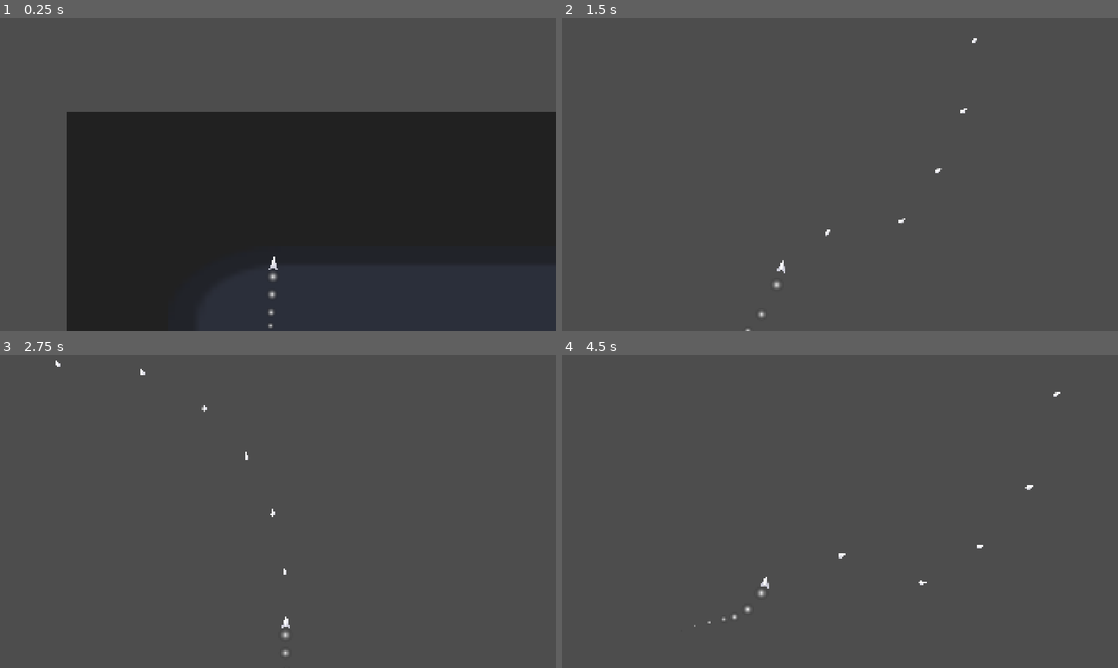
Above: before the commit, frames 1-4 (two rows, left to right).
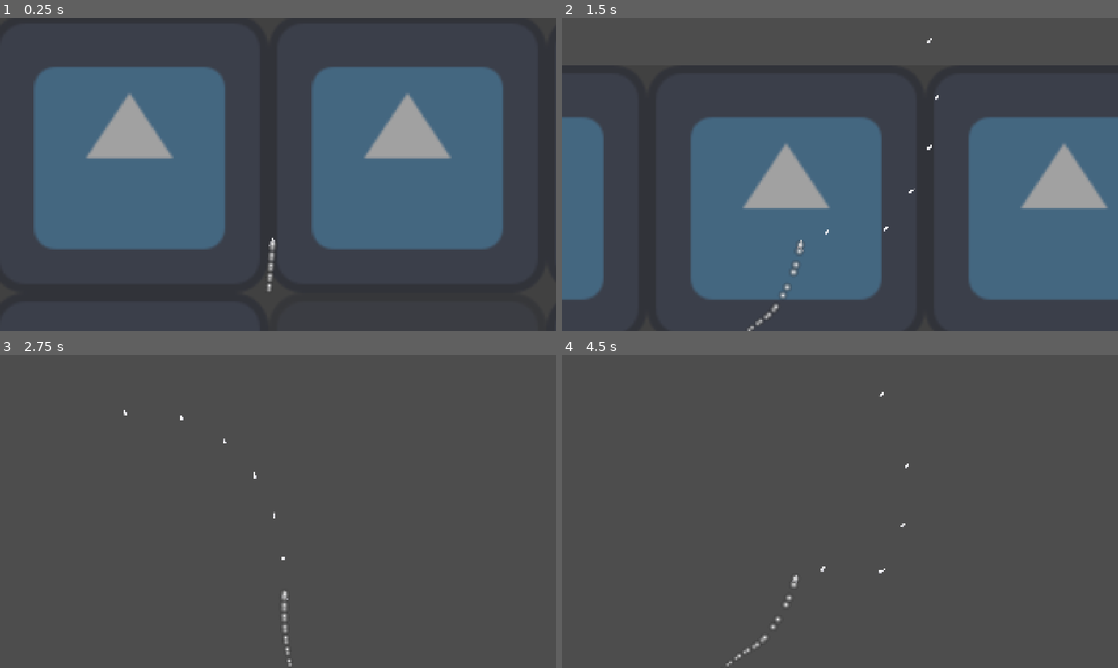
Above: after the commit, the same moments.

Repository: fruitteeeeea/ProjectDogfight
Game: Godot game, scene res://main.tscn
The game is run twice, just before and just after one commit, with the same random seed, the same clock (stepped at 60 frames per second) and the same inputs. The project has no main scene, so this scene is started directly. The engine's default icon, where the game draws it, is replaced by a stand-in: a white triangle on a blue panel in a dark square.
Inputs (mouse positions are in pixels of both pictures, inside the frame that each line leads up to):
- Up to frame 1 (0.25 s): no input
- Up to frame 2 (1.5 s): tap Enter (ui_accept) at 0.5, 1.35 s; move the mouse to (962, 158) at 0.52 s; hold Enter (ui_accept) 0.53-1.28 s; move the mouse to (728, 190) at 1.27 s
- Up to frame 3 (2.75 s): tap Enter (ui_accept) at 1.52, 1.82 s; move the mouse to (333, 442) at 2.02 s; hold Enter (ui_accept) from 2.03 s (still down)
- Up to frame 4 (4.5 s): move the mouse to (812, 574) at 2.77 s; release Enter (ui_accept) at 2.78 s; tap Enter (ui_accept) at 2.85, 3.02, 3.32, 4.35 s; move the mouse to (1006, 558) at 3.52 s; hold Enter (ui_accept) 3.53-4.28 s; move the mouse to (673, 464) at 4.27 s

The runs differ from the first frame. In frame 1, 61% of the frame differs, in the area x 0-100%, y 0-100%; in frame 2, 47%; in frame 3, 0.3%; in frame 4, 0.4%.

Commit message:
0104edithome
*添加了镜头抖动模块

Diff:
--- /dev/null
+++ b/Camera/game_feel.gd
@@ -0,0 +1,33 @@
+extends Node
+
+var camera : Camera2D
+
+func do_camera_shake(strength := 1.5):
+	#现场获取相机
+	camera = get_viewport().get_camera_2d()
+	if !camera:
+		print("当前场景未配备相机")
+		return
+
+	var truma_component = camera.get_node_or_null("TrumaComponent")
+	if !camera.get_node_or_null("TrumaComponent"):
+		print("当前相机未配备震屏模块")
+		return
+
+	truma_component.add_trauma(strength)
+
+func hit_stop_short():
+	Engine.time_scale = 0.05
+	await get_tree().create_timer(0.02, true, false, true).timeout
+	Engine.time_scale = 1
+
+#时间减慢
+func hit_stop_medium():
+	Engine.time_scale = 0.15
+	await get_tree().create_timer(0.08, true, false, true).timeout
+	Engine.time_scale = 1
+
+func hit_stop_long():
+	Engine.time_scale = 0.0
+	await get_tree().create_timer(0.15, true, false, true).timeout
+	Engine.time_scale = 1
--- /dev/null
+++ b/Camera/game_feel.tscn
@@ -0,0 +1,6 @@
+[gd_scene load_steps=2 format=3 uid="uid://cmtu30mo35u26"]
+
+[ext_resource type="Script" uid="uid://ca4uigyhfsotd" path="res://Camera/game_feel.gd" id="1_nkjge"]
+
+[node name="GameFeel" type="Node"]
+script = ExtResource("1_nkjge")
--- /dev/null
+++ b/Camera/truma_component.gd
@@ -0,0 +1,37 @@
+extends Node
+
+@export var trauma_reduction_rate := 2.0 * 5#抖动恢复
+
+@export var max_x := 8.0
+@export var max_y := 8.0
+
+@export var max_trauma := .88 #限制最大抖动
+
+@export var noise : FastNoiseLite
+@export var noise_speed := 50.0
+
+@onready var camera2d : Camera2D = $".." #需要挂载在相机下
+
+var trauma := 0.0
+var initial_offset := Vector2.ZERO
+
+var time := 0.0
+
+func _process(delta: float) -> void:
+	time += delta
+	trauma = max(trauma - delta * trauma_reduction_rate, 0.0)
+
+	camera2d.offset.x = initial_offset.x + max_x * get_shake_intensity() * get_noise_from_seed(0)
+	camera2d.offset.y = initial_offset.y + max_y * get_shake_intensity() * get_noise_from_seed(1)
+
+#增加抖动
+func add_trauma(trauma_amount : float):
+	trauma = clamp(trauma + trauma_amount, 0.0, max_trauma)
+
+#平滑抖动
+func get_shake_intensity() -> float:
+	return trauma * trauma
+
+func get_noise_from_seed(_seed : int) -> float:
+	noise.seed = _seed
+	return noise.get_noise_1d(time * noise_speed)
--- /dev/null
+++ b/Camera/truma_component.tscn
@@ -0,0 +1,9 @@
+[gd_scene load_steps=3 format=3 uid="uid://mv1sve8aww0k"]
+
+[ext_resource type="Script" uid="uid://b5r0nyd22n43f" path="res://Camera/truma_component.gd" id="1_ls06o"]
+[ext_resource type="FastNoiseLite" uid="uid://bb0jbtx14py4m" path="res://Camera/truma_component_noise.tres" id="2_5pjl4"]
+
+[node name="TrumaComponent" type="Node"]
+script = ExtResource("1_ls06o")
+max_trauma = 5.0
+noise = ExtResource("2_5pjl4")
--- /dev/null
+++ b/Camera/truma_component_noise.tres
@@ -0,0 +1,5 @@
+[gd_resource type="FastNoiseLite" format=3 uid="uid://bb0jbtx14py4m"]
+
+[resource]
+noise_type = 3
+frequency = 0.9
--- a/Unit/Enemy/damage_component.gd
+++ b/Unit/Enemy/damage_component.gd
@@ -4,8 +4,14 @@
 var health : float = 10.0
 
 func _take_damage(damage : float) -> void:
+	_hit_effect()
 	print("敌人受到攻击 ")
-
 
 func _on_hurt_box_body_entered(body: Node2D) -> void:
 	_take_damage(10.0)
+
+
+
+func _hit_effect() -> void:
+	GameFeel.do_camera_shake(1.5)
+	GameFeel.hit_stop_short()
--- a/Unit/Enemy/enemy.gd
+++ b/Unit/Enemy/enemy.gd
@@ -1,4 +1 @@
 extends JetBase
-
-func _physics_process(delta: float) -> void:
-	pass
--- a/Unit/Jet/jet_base.gd
+++ b/Unit/Jet/jet_base.gd
@@ -1,24 +1,30 @@
 extends CharacterBody2D
 class_name JetBase
 
-var direction : Vector2 = Vector2.UP
+const MAP_WIDTH := 640.0
+
+var forward : Vector2 = Vector2.UP
 var speed = 480.0
 
 @onready var graphic: Node2D = $Graphic
 
 func _physics_process(delta: float) -> void:
 
-	_handle_movement()
+	_handle_movement(delta)
 	_hanlde_rotation()
 
 
-func _handle_movement() -> void:
-	velocity = _get_direction() * _get_speed()
+func _handle_movement(delta) -> void:
+	velocity = _get_forward(delta) * _get_speed()
 	move_and_slide()
 
 
-func _get_direction() -> Vector2:
-	return direction
+func _wrap_position():
+	global_position.x = fposmod(global_position.x, MAP_WIDTH)
+	global_position.y = fposmod(global_position.y, MAP_WIDTH)
+
+func _get_forward(delta) -> Vector2:
+	return forward
 
 
 func _get_speed() -> float:
@@ -26,4 +32,4 @@
 
 
 func _hanlde_rotation() -> void:
-	graphic.rotation = direction.angle()
+	graphic.rotation = forward.angle()
--- a/Unit/Player/player.gd
+++ b/Unit/Player/player.gd
@@ -5,17 +5,53 @@
 var target_accel : float = 1.0
 var burst_accel : float = 1.0
 
+var force_dir : Vector2 = Vector2.ZERO
+
+
 func _unhandled_input(event: InputEvent) -> void:
 	if event.is_action_pressed("ui_accept"):
 		burst_accel = 3.0
+		GameFeel.do_camera_shake(1.5)
 	if event.is_action_released("ui_accept"):
 		target_accel = 1.0
 
 
-func _get_direction() -> Vector2:
-	var target_direction = (get_global_mouse_position() - global_position).normalized()
-	direction = direction.lerp(target_direction, .05)
-	return direction
+func _apply_force_direction(
+	dir: Vector2,
+	max_angle_deg := 15.0,
+	force_weight := 0.7
+) -> Vector2:
+	if global_position.y >= 1280.0:
+		force_dir = Vector2.UP
+
+	if force_dir.length_squared() > 0.0001:
+		var d := dir.normalized()
+		var f := force_dir.normalized()
+
+		var dot := d.dot(f)
+		var cos_threshold := cos(deg_to_rad(max_angle_deg))
+
+		# 接近时自动解除强制
+		if dot >= cos_threshold:
+			force_dir = Vector2.ZERO
+			return d
+
+		# ⭐ 强制方向作为“偏置”
+		return d.lerp(f, force_weight).normalized()
+
+	return dir.normalized()
+
+
+func _get_forward(delta) -> Vector2:
+	var target_forward = (get_global_mouse_position() - global_position).normalized()
+
+	target_forward = _apply_force_direction(target_forward)
+
+	var turn_speed := 2.5  # 越大越灵敏
+	forward = forward.slerp(target_forward, 1.0 - exp(-turn_speed * delta))
+
+	#forward = forward.lerp(target_forward, .05)
+	return forward
 
 
 func _get_speed() -> float:
--- a/Unit/Player/player.tscn
+++ b/Unit/Player/player.tscn
@@ -1,13 +1,18 @@
-[gd_scene load_steps=6 format=3 uid="uid://dnc5yjftuv7il"]
+[gd_scene load_steps=7 format=3 uid="uid://dnc5yjftuv7il"]
 
 [ext_resource type="PackedScene" uid="uid://qmreh1awhiwm" path="res://Unit/Jet/jet_base.tscn" id="1_bfvk7"]
 [ext_resource type="Script" uid="uid://cnv48xflr8sb6" path="res://Unit/Player/player.gd" id="2_aph0k"]
 [ext_resource type="Script" uid="uid://r077cnmnbhed" path="res://Unit/Jet/camera_2d.gd" id="3_aph0k"]
+[ext_resource type="PackedScene" uid="uid://mv1sve8aww0k" path="res://Camera/truma_component.tscn" id="3_pm1gd"]
 [ext_resource type="Script" uid="uid://bghf3dl8ten4h" path="res://Unit/Jet/gun.gd" id="4_j3lyf"]
 [ext_resource type="PackedScene" uid="uid://iw4ebp6p7gw7" path="res://Unit/Bullet/bullet.tscn" id="5_pm1gd"]
 
 [node name="Player" instance=ExtResource("1_bfvk7")]
 script = ExtResource("2_aph0k")
+
+[node name="Trail" parent="Graphic" index="1"]
+amount = 32
+lifetime = 0.8
 
 [node name="CameraPoint" type="Marker2D" parent="Graphic" index="2"]
 position = Vector2(192, 0)
@@ -20,8 +25,10 @@
 autostart = true
 
 [node name="Camera2D" type="Camera2D" parent="." index="2" node_paths=PackedStringArray("target_point")]
-zoom = Vector2(2, 2)
+zoom = Vector2(1.5, 1.5)
 script = ExtResource("3_aph0k")
 target_point = NodePath("../Graphic/CameraPoint")
 
+[node name="TrumaComponent" parent="Camera2D" index="0" instance=ExtResource("3_pm1gd")]
+
 [connection signal="timeout" from="Graphic/Gun/fire_interval_timer" to="Graphic/Gun" method="_on_fire_interval_timer_timeout"]
--- a/main.tscn
+++ b/main.tscn
@@ -5,22 +5,166 @@
 [ext_resource type="PackedScene" uid="uid://dnc5yjftuv7il" path="res://Unit/Player/player.tscn" id="2_h2yge"]
 
 [node name="main" type="Node2D"]
+metadata/_edit_vertical_guides_ = [-640.0]
 
-[node name="ColorRect" type="ColorRect" parent="."]
-offset_left = -352.0
-offset_top = -376.0
-offset_right = 1496.0
-offset_bottom = 920.0
-color = Color(0.129412, 0.129412, 0.129412, 1)
-metadata/_edit_use_anchors_ = true
-metadata/_edit_lock_ = true
+[node name="BG" type="Node2D" parent="."]
 
-[node name="Icon" type="Sprite2D" parent="."]
+[node name="Icon" type="Sprite2D" parent="BG"]
 modulate = Color(1, 1, 1, 0.501961)
-position = Vector2(608, 360)
-scale = Vector2(12.25, 7.875)
+position = Vector2(320, 320)
+scale = Vector2(5, 5)
 texture = ExtResource("2_0xm2m")
-metadata/_edit_lock_ = true
+
+[node name="ColorRect" type="ColorRect" parent="BG"]
+offset_left = -1280.0
+offset_top = -1280.0
+offset_right = 1920.0
+offset_bottom = 1920.0
+color = Color(0.211765, 0.211765, 0.211765, 0.501961)
+
+[node name="Icon2" type="Sprite2D" parent="BG"]
+modulate = Color(1, 1, 1, 0.501961)
+position = Vector2(960, 320)
+scale = Vector2(5, 5)
+texture = ExtResource("2_0xm2m")
+
+[node name="Icon3" type="Sprite2D" parent="BG"]
+modulate = Color(1, 1, 1, 0.501961)
+position = Vector2(-320, 320)
+scale = Vector2(5, 5)
+texture = ExtResource("2_0xm2m")
+
+[node name="Icon4" type="Sprite2D" parent="BG"]
+modulate = Color(1, 1, 1, 0.501961)
+position = Vector2(320, -320)
+scale = Vector2(5, 5)
+texture = ExtResource("2_0xm2m")
+
+[node name="Icon5" type="Sprite2D" parent="BG"]
+modulate = Color(1, 1, 1, 0.501961)
+position = Vector2(960, -320)
+scale = Vector2(5, 5)
+texture = ExtResource("2_0xm2m")
+
+[node name="Icon6" type="Sprite2D" parent="BG"]
+modulate = Color(1, 1, 1, 0.501961)
+position = Vector2(-320, -320)
+scale = Vector2(5, 5)
+texture = ExtResource("2_0xm2m")
+
+[node name="Icon7" type="Sprite2D" parent="BG"]
+modulate = Color(1, 1, 1, 0.501961)
+position = Vector2(320, 960)
+scale = Vector2(5, 5)
+texture = ExtResource("2_0xm2m")
+
+[node name="Icon8" type="Sprite2D" parent="BG"]
+modulate = Color(1, 1, 1, 0.501961)
+position = Vector2(960, 960)
+scale = Vector2(5, 5)
+texture = ExtResource("2_0xm2m")
+
+[node name="Icon9" type="Sprite2D" parent="BG"]
+modulate = Color(1, 1, 1, 0.501961)
+position = Vector2(-320, 960)
+scale = Vector2(5, 5)
+texture = ExtResource("2_0xm2m")
+
+[node name="Icon10" type="Sprite2D" parent="BG"]
+modulate = Color(1, 1, 1, 0.501961)
+position = Vector2(320, 1600)
+scale = Vector2(5, 5)
+texture = ExtResource("2_0xm2m")
+
+[node name="Icon11" type="Sprite2D" parent="BG"]
+modulate = Color(1, 1, 1, 0.501961)
+position = Vector2(960, 1600)
+scale = Vector2(5, 5)
+texture = ExtResource("2_0xm2m")
+
+[node name="Icon12" type="Sprite2D" parent="BG"]
+modulate = Color(1, 1, 1, 0.501961)
+position = Vector2(-320, 1600)
+scale = Vector2(5, 5)
+texture = ExtResource("2_0xm2m")
+
+[node name="Icon13" type="Sprite2D" parent="BG"]
+modulate = Color(1, 1, 1, 0.501961)
+position = Vector2(320, -960)
+scale = Vector2(5, 5)
+texture = ExtResource("2_0xm2m")
+
+[node name="Icon14" type="Sprite2D" parent="BG"]
+modulate = Color(1, 1, 1, 0.501961)
+position = Vector2(960, -960)
+scale = Vector2(5, 5)
+texture = ExtResource("2_0xm2m")
+
+[node name="Icon15" type="Sprite2D" parent="BG"]
+modulate = Color(1, 1, 1, 0.501961)
+position = Vector2(-320, -960)
+scale = Vector2(5, 5)
+texture = ExtResource("2_0xm2m")
+
+[node name="Icon16" type="Sprite2D" parent="BG"]
+modulate = Color(1, 1, 1, 0.501961)
+position = Vector2(-960, -960)
+scale = Vector2(5, 5)
+texture = ExtResource("2_0xm2m")
+
+[node name="Icon17" type="Sprite2D" parent="BG"]
+modulate = Color(1, 1, 1, 0.501961)
+position = Vector2(-960, -320)
+scale = Vector2(5, 5)
+texture = ExtResource("2_0xm2m")
+
+[node name="Icon18" type="Sprite2D" parent="BG"]
+modulate = Color(1, 1, 1, 0.501961)
+position = Vector2(-960, 320)
+scale = Vector2(5, 5)
+texture = ExtResource("2_0xm2m")
+
+[node name="Icon19" type="Sprite2D" parent="BG"]
+modulate = Color(1, 1, 1, 0.501961)
+position = Vector2(-960, 960)
+scale = Vector2(5, 5)
+texture = ExtResource("2_0xm2m")
+
+[node name="Icon20" type="Sprite2D" parent="BG"]
+modulate = Color(1, 1, 1, 0.501961)
+position = Vector2(-960, 1600)
+scale = Vector2(5, 5)
+texture = ExtResource("2_0xm2m")
+
+[node name="Icon21" type="Sprite2D" parent="BG"]
+modulate = Color(1, 1, 1, 0.501961)
+position = Vector2(1600, -960)
+scale = Vector2(5, 5)
+texture = ExtResource("2_0xm2m")
+
+[node name="Icon22" type="Sprite2D" parent="BG"]
+modulate = Color(1, 1, 1, 0.501961)
+position = Vector2(1600, -320)
+scale = Vector2(5, 5)
+texture = ExtResource("2_0xm2m")
+
+[node name="Icon23" type="Sprite2D" parent="BG"]
+modulate = Color(1, 1, 1, 0.501961)
+position = Vector2(1600, 320)
+scale = Vector2(5, 5)
+texture = ExtResource("2_0xm2m")
+
+[node name="Icon24" type="Sprite2D" parent="BG"]
+modulate = Color(1, 1, 1, 0.501961)
+position = Vector2(1600, 960)
+scale = Vector2(5, 5)
+texture = ExtResource("2_0xm2m")
+
+[node name="Icon25" type="Sprite2D" parent="BG"]
+modulate = Color(1, 1, 1, 0.501961)
+position = Vector2(1600, 1600)
+scale = Vector2(5, 5)
+texture = ExtResource("2_0xm2m")
 
 [node name="Player" parent="." instance=ExtResource("2_h2yge")]
 
--- a/project.godot
+++ b/project.godot
@@ -14,6 +14,10 @@
 config/features=PackedStringArray("4.4", "Forward Plus")
 config/icon="res://icon.svg"
 
+[autoload]
+
+GameFeel="*res://Camera/game_feel.tscn"
+
 [display]
 
 window/size/viewport_width=1920
Not shown, added: Camera/game_feel.gd.uid
Not shown, added: Camera/truma_component.gd.uid
